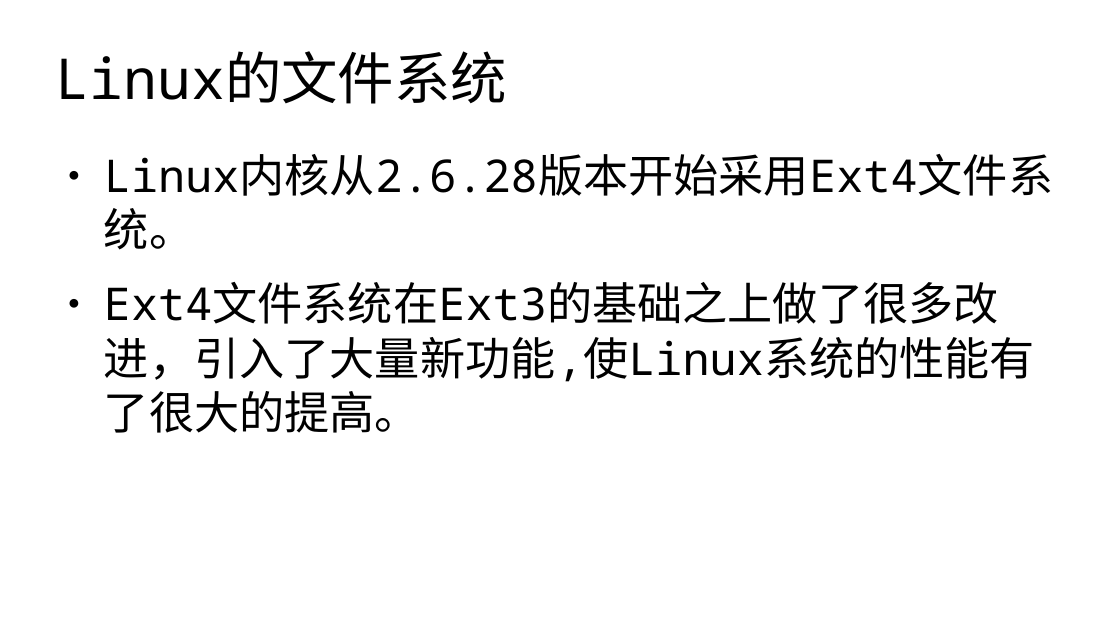
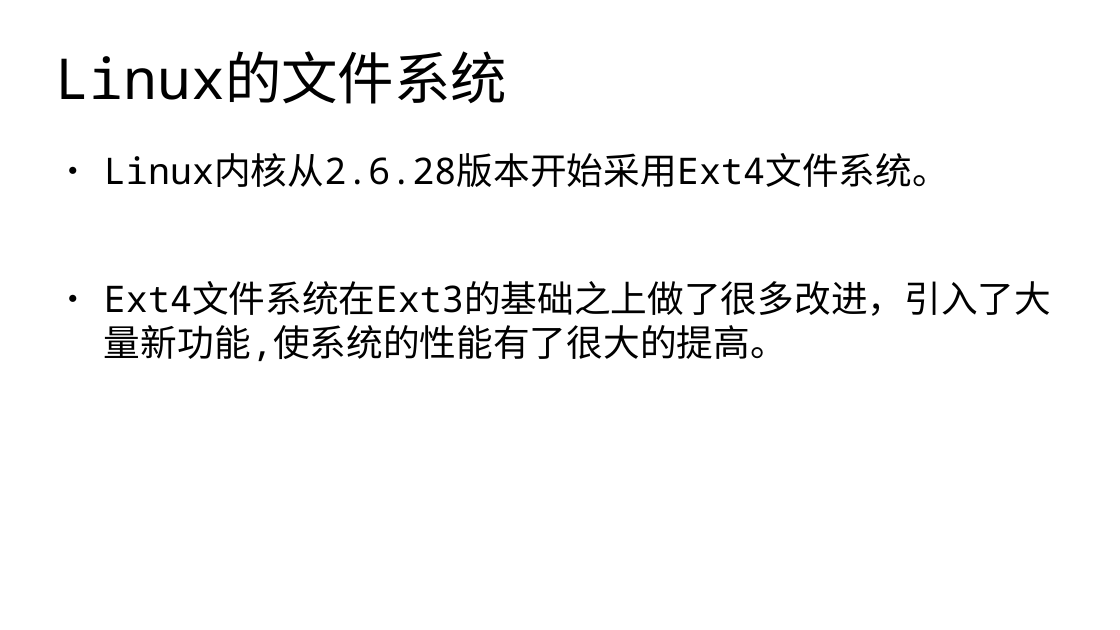
Before and after one commit to master-genius/linux-system, a slide deck: slide 4 of materials/slides/ch02-dir-struct-and-shell.odp. Drawn at 1120x630 pixels with LibreOffice and Linux fonts; fonts in the diff are those of the drawing. Boxes give left, top, right and bottom in pixels: in the first picture for what was removed or moved away, otherwise in the second. Text is boxed around its words. In the diff, an @@ line names an element or a change of style, - is before the commit and + after.

```diff
--- a/materials/slides/ch02-dir-struct-and-shell.odp
+++ b/materials/slides/ch02-dir-struct-and-shell.odp
@@ text at (104, 153, 949, 187): size 32 to 26 pt in "Linux内核从2.6.28版本开始采用Ext4文件系统。" @@
@@ text at (104, 281, 1051, 361): text changed; size 32 to 26 pt @@
-● Ext4文件系统在Ext3的基础之上做了很多改进，引入了大量新功能,使Linux系统的性能有了很大的提高。
+● Ext4文件系统在Ext3的基础之上做了很多改进，引入了大量新功能,使系统的性能有了很大的提高。
```
Also in this commit, not shown: 22 other slides changed, 16 other files.
